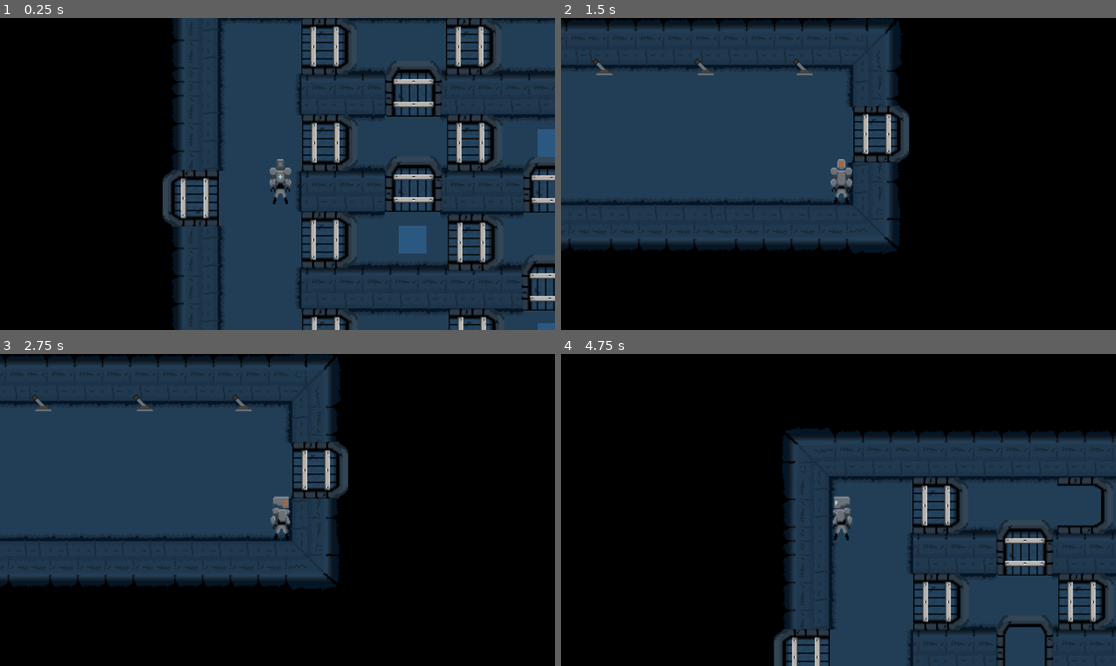
Above: before the commit, frames 1-4 (two rows, left to right).
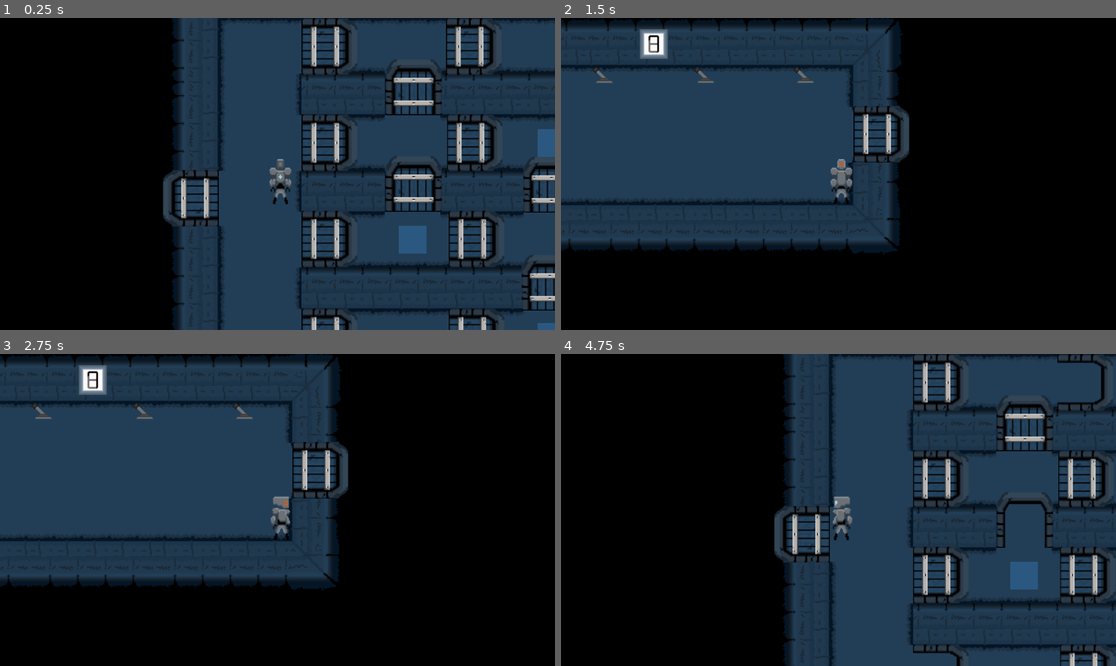
Above: after the commit, the same moments.

Repository: Rodinez/Mental_Mesh
Game: Godot game, scene res://Scenes/fase_2.tscn
The game is run twice, just before and just after one commit, with the same random seed, the same clock (stepped at 60 frames per second) and the same inputs. This scene is started directly instead of the project's main scene.
Inputs:
- Up to frame 1 (0.25 s): no input
- Up to frame 2 (1.5 s): tap Enter at 0.5 s; hold D (move_right) 0.53-1.28 s; tap Q (change) at 0.6 s; tap E (interact) at 0.8, 1.35 s; hold S (move_down) from 1.28 s (still down)
- Up to frame 3 (2.75 s): tap Q (change) at 1.55, 2.1 s; release S (move_down) at 2.03 s; hold D (move_right) from 2.03 s (still down); tap E (interact) at 2.3 s
- Up to frame 4 (4.75 s): tap Space at 2.75 s; release D (move_right) at 2.78 s; hold W (move_up) 2.78-3.53 s; tap E (interact) at 2.85, 3.8, 4.35 s; tap Q (change) at 3.05, 3.6, 4.55 s; hold A (move_left) from 3.53 s (still down); tap Enter at 4.25 s

The runs differ from the first frame. In frame 1, 2.6% of the frame differs, in the area x 29-91%, y 0-100%; in frame 2, 0.8%; in frame 3, 0.8%; in frame 4, 28%, in the area x 38-100%, y 0-100%.

Commit message:
fase2

Diff:
--- a/Scenes/door.tscn
+++ b/Scenes/door.tscn
@@ -24,9 +24,10 @@
 }]
 
 [sub_resource type="RectangleShape2D" id="RectangleShape2D_4gdqn"]
-size = Vector2(1, 51)
+size = Vector2(46.5, 51)
 
 [node name="Node2D" type="RigidBody2D"]
+gravity_scale = 0.0
 script = ExtResource("1_cj6hi")
 
 [node name="AnimatedSprite2D" type="AnimatedSprite2D" parent="."]
@@ -34,6 +35,6 @@
 sprite_frames = SubResource("SpriteFrames_tf75r")
 
 [node name="CollisionShape2D" type="CollisionShape2D" parent="."]
-position = Vector2(-0.5, 33)
+position = Vector2(-2.44349e-05, 10.25)
 rotation = 1.5708
 shape = SubResource("RectangleShape2D_4gdqn")
--- a/Scenes/fase_1.tscn
+++ b/Scenes/fase_1.tscn
@@ -179,7 +179,6 @@
 [node name="door" parent="." instance=ExtResource("7_sg10d")]
 position = Vector2(785.5, 1296)
 rotation = 1.5708
-gravity_scale = 0.0
 
 [node name="papel" parent="." instance=ExtResource("7_8txxr")]
 position = Vector2(360, 1293)
--- a/Scenes/fase_2.tscn
+++ b/Scenes/fase_2.tscn
@@ -13,6 +13,7 @@
 [ext_resource type="Script" path="res://scripts/lever2_fase2.gd" id="9_wexhc"]
 [ext_resource type="Script" path="res://scripts/lever3_fase2.gd" id="10_1xyos"]
 [ext_resource type="Script" path="res://scripts/lever4_fase2.gd" id="11_b1qpu"]
+[ext_resource type="PackedScene" uid="uid://d3gkqyeu02yaa" path="res://Scenes/placa.tscn" id="14_od6wg"]
 
 [sub_resource type="TileSetAtlasSource" id="TileSetAtlasSource_8m42y"]
 texture = ExtResource("2_ybqn6")
@@ -221,15 +222,13 @@
 gravity_scale = 0.0
 
 [node name="door_p1" parent="." instance=ExtResource("2_vp1or")]
-position = Vector2(14, 224)
+position = Vector2(14.5, 224)
 rotation = -1.5708
-gravity_scale = 0.0
 script = ExtResource("4_rs2gs")
 
 [node name="door_p2" parent="." instance=ExtResource("2_vp1or")]
 position = Vector2(579, 1951)
 rotation = 1.5708
-gravity_scale = 0.0
 
 [node name="P1" parent="." instance=ExtResource("2_lhym8")]
 position = Vector2(116, 196)
@@ -264,134 +263,118 @@
 
 [node name="lever" parent="." instance=ExtResource("7_561q7")]
 show_behind_parent = true
-position = Vector2(145, 1867)
+position = Vector2(145, 1876)
 gravity_scale = 0.0
 script = ExtResource("8_4230b")
 
 [node name="lever2" parent="." instance=ExtResource("7_561q7")]
 show_behind_parent = true
-position = Vector2(258, 1867)
+position = Vector2(258, 1876)
 gravity_scale = 0.0
 script = ExtResource("9_wexhc")
 
 [node name="lever3" parent="." instance=ExtResource("7_561q7")]
 show_behind_parent = true
-position = Vector2(375, 1867)
+position = Vector2(375, 1876)
 gravity_scale = 0.0
 script = ExtResource("10_1xyos")
 
 [node name="lever4" parent="." instance=ExtResource("7_561q7")]
 show_behind_parent = true
-position = Vector2(489, 1867)
+position = Vector2(490, 1876)
 gravity_scale = 0.0
 script = ExtResource("11_b1qpu")
 
 [node name="door1" parent="." instance=ExtResource("2_vp1or")]
-show_behind_parent = true
-position = Vector2(177, 49)
-rotation = 1.5708
-gravity_scale = 0.0
+top_level = true
+position = Vector2(177.5, 49)
+rotation = 1.5708
 script = null
 
 [node name="door2" parent="." instance=ExtResource("2_vp1or")]
-show_behind_parent = true
-position = Vector2(178, 160)
-rotation = 1.5708
-gravity_scale = 0.0
+top_level = true
+position = Vector2(177.5, 160)
+rotation = 1.5708
 script = null
 
 [node name="door3" parent="." instance=ExtResource("2_vp1or")]
-show_behind_parent = true
-position = Vector2(177, 272)
-rotation = 1.5708
-gravity_scale = 0.0
+top_level = true
+position = Vector2(177.5, 271)
+rotation = 1.5708
 script = null
 
 [node name="door4" parent="." instance=ExtResource("2_vp1or")]
-show_behind_parent = true
-position = Vector2(178, 384)
-rotation = 1.5708
-gravity_scale = 0.0
+top_level = true
+position = Vector2(177.5, 384)
+rotation = 1.5708
 script = null
 
 [node name="door5" parent="." instance=ExtResource("2_vp1or")]
-show_behind_parent = true
-position = Vector2(273, 96)
-gravity_scale = 0.0
+top_level = true
+position = Vector2(273, 94.5)
 script = null
 
 [node name="door6" parent="." instance=ExtResource("2_vp1or")]
-show_behind_parent = true
+top_level = true
 position = Vector2(273, 206)
-gravity_scale = 0.0
 script = null
 
 [node name="door7" parent="." instance=ExtResource("2_vp1or")]
-show_behind_parent = true
+top_level = true
 position = Vector2(344, 49)
 rotation = 1.5708
-gravity_scale = 0.0
 script = null
 
 [node name="door8" parent="." instance=ExtResource("2_vp1or")]
-show_behind_parent = true
+top_level = true
 position = Vector2(509, 49)
 rotation = 1.5708
-gravity_scale = 0.0
 script = null
 
 [node name="door9" parent="." instance=ExtResource("2_vp1or")]
-show_behind_parent = true
+top_level = true
 position = Vector2(432, 207)
-gravity_scale = 0.0
 script = null
 
 [node name="door10" parent="." instance=ExtResource("2_vp1or")]
-show_behind_parent = true
+top_level = true
 position = Vector2(345, 160)
 rotation = 1.5708
-gravity_scale = 0.0
 script = null
 
 [node name="door11" parent="." instance=ExtResource("2_vp1or")]
-show_behind_parent = true
+top_level = true
 position = Vector2(512, 161)
 rotation = 1.5708
-gravity_scale = 0.0
 script = null
 
 [node name="door12" parent="." instance=ExtResource("2_vp1or")]
-show_behind_parent = true
-position = Vector2(346, 275)
-rotation = 1.5708
-gravity_scale = 0.0
+top_level = true
+position = Vector2(347, 271)
+rotation = 1.5708
 script = null
 
 [node name="door13" parent="." instance=ExtResource("2_vp1or")]
-show_behind_parent = true
+top_level = true
 position = Vector2(347, 384)
 rotation = 1.5708
-gravity_scale = 0.0
 script = null
 
 [node name="door14" parent="." instance=ExtResource("2_vp1or")]
-show_behind_parent = true
+top_level = true
 position = Vector2(520, 385)
 rotation = 1.5708
-gravity_scale = 0.0
 script = null
 
 [node name="door15" parent="." instance=ExtResource("2_vp1or")]
-show_behind_parent = true
+top_level = true
 position = Vector2(516, 274)
 rotation = 1.5708
-gravity_scale = 0.0
 script = null
 
 [node name="door16" parent="." instance=ExtResource("2_vp1or")]
-show_behind_parent = true
+top_level = true
 position = Vector2(430, 320)
-gravity_scale = 0.0
 script = null
 
 [node name="Area2D" type="Area2D" parent="."]
@@ -423,9 +406,18 @@
 [node name="CollisionShape2D" type="CollisionShape2D" parent="Area2D5"]
 position = Vector2(95, 216)
 shape = SubResource("RectangleShape2D_l0vw5")
+
+[node name="Node2D" parent="." instance=ExtResource("14_od6wg")]
+show_behind_parent = true
+position = Vector2(315, 1847)
+
+[node name="Timer" type="Timer" parent="."]
+wait_time = 5.0
+autostart = true
 
 [connection signal="body_entered" from="Area2D" to="." method="_on_area_2d_body_entered"]
 [connection signal="body_entered" from="Area2D2" to="." method="_on_area_2d_2_body_entered"]
 [connection signal="body_entered" from="Area2D3" to="." method="_on_area_2d_3_body_entered"]
 [connection signal="body_entered" from="Area2D4" to="." method="_on_area_2d_4_body_entered"]
 [connection signal="body_entered" from="Area2D5" to="." method="_on_area_2d_5_body_entered"]
+[connection signal="timeout" from="Timer" to="." method="_on_timer_timeout"]
--- /dev/null
+++ b/Scenes/placa.tscn
@@ -0,0 +1,85 @@
+[gd_scene load_steps=11 format=3 uid="uid://d3gkqyeu02yaa"]
+
+[ext_resource type="Script" path="res://scripts/placa.gd" id="1_2pgbx"]
+[ext_resource type="Texture2D" uid="uid://dnrgt83r12dit" path="res://sprites/placas/placa_0.png" id="1_msxtj"]
+[ext_resource type="Texture2D" uid="uid://ba3dhdvxd1a05" path="res://sprites/placas/placa_1.png" id="2_lhrhb"]
+[ext_resource type="Texture2D" uid="uid://ch7u4i8gl6ate" path="res://sprites/placas/placa_2.png" id="3_uqcbv"]
+[ext_resource type="Texture2D" uid="uid://bq5kt20sumv5x" path="res://sprites/placas/placa_3.png" id="4_3u3an"]
+[ext_resource type="Texture2D" uid="uid://bavo0jp3u5pnn" path="res://sprites/placas/placa_4.png" id="5_j0rvs"]
+[ext_resource type="Texture2D" uid="uid://b1vty1gq0ofi0" path="res://sprites/placas/placa_5.png" id="6_j3kj0"]
+[ext_resource type="Texture2D" uid="uid://bvj483gl3af1d" path="res://sprites/placas/placa_6.png" id="7_cj85v"]
+[ext_resource type="Texture2D" uid="uid://d126rkemrnjjc" path="res://sprites/placas/placa_7.png" id="8_3usq3"]
+
+[sub_resource type="SpriteFrames" id="SpriteFrames_m5kgs"]
+animations = [{
+"frames": [{
+"duration": 1.0,
+"texture": ExtResource("1_msxtj")
+}],
+"loop": true,
+"name": &"0",
+"speed": 5.0
+}, {
+"frames": [{
+"duration": 1.0,
+"texture": ExtResource("2_lhrhb")
+}],
+"loop": true,
+"name": &"1",
+"speed": 5.0
+}, {
+"frames": [{
+"duration": 1.0,
+"texture": ExtResource("3_uqcbv")
+}],
+"loop": true,
+"name": &"2",
+"speed": 5.0
+}, {
+"frames": [{
+"duration": 1.0,
+"texture": ExtResource("4_3u3an")
+}],
+"loop": true,
+"name": &"3",
+"speed": 5.0
+}, {
+"frames": [{
+"duration": 1.0,
+"texture": ExtResource("5_j0rvs")
+}],
+"loop": true,
+"name": &"4",
+"speed": 5.0
+}, {
+"frames": [{
+"duration": 1.0,
+"texture": ExtResource("6_j3kj0")
+}],
+"loop": true,
+"name": &"5",
+"speed": 5.0
+}, {
+"frames": [{
+"duration": 1.0,
+"texture": ExtResource("7_cj85v")
+}],
+"loop": true,
+"name": &"6",
+"speed": 5.0
+}, {
+"frames": [{
+"duration": 1.0,
+"texture": ExtResource("8_3usq3")
+}],
+"loop": true,
+"name": &"7",
+"speed": 5.0
+}]
+
+[node name="Node2D" type="Node2D"]
+script = ExtResource("1_2pgbx")
+
+[node name="AnimatedSprite2D" type="AnimatedSprite2D" parent="."]
+sprite_frames = SubResource("SpriteFrames_m5kgs")
+animation = &"2"
--- a/scripts/fase_2.gd
+++ b/scripts/fase_2.gd
@@ -10,14 +10,15 @@
 	for i in range(0, 4):
 		Global.areas_passed[i] = false
 	Global.password = 0
+	Global.chances = 7
 
 # Called every frame. 'delta' is the elapsed time since the previous frame.
 func _process(_delta):
 	if current_doors != Global.password:
 		Global.chances = Global.chances - 1
 		current_doors = Global.password
-	if Global.chances <= 0:
-		get_tree().change_scene_to_file("res://Scenes/fase_2.tscn")
+	if Global.chances < 0:
+		get_tree().reload_current_scene()
 	match Global.password:
 		1:
 			$lever2/AnimatedSprite2D.play("default")
@@ -134,3 +135,44 @@
 	if "player" in body.get_groups() and not false in Global.areas_passed:
 		Global.opened_doors[0] = true
 		Global.opened_doors[1] = true
+
+
+func _on_timer_timeout():
+	if Global.player_position.y < $door5.global_position.y:
+		$door5.top_level = true
+		$door5.show_behind_parent = false
+		$door6.top_level = true
+		$door6.show_behind_parent = false
+		$door9.top_level = true
+		$door9.show_behind_parent = false
+		$door16.top_level = true
+		$door16.show_behind_parent = false
+	elif Global.player_position.y < $door6.global_position.y:
+		$door5.top_level = false
+		$door5.show_behind_parent = true
+		$door6.top_level = true
+		$door6.show_behind_parent = false
+		$door9.top_level = true
+		$door9.show_behind_parent = false
+		$door16.top_level = true
+		$door16.show_behind_parent = false
+	elif Global.player_position.y < $door16.global_position.y:
+		$door5.top_level = false
+		$door5.show_behind_parent = true
+		$door6.top_level = false
+		$door6.show_behind_parent = true
+		$door9.top_level = false
+		$door9.show_behind_parent = true
+		$door16.top_level = true
+		$door16.show_behind_parent = false
+	elif Global.player_position.y > $door16.global_position.y:
+		$door5.top_level = false
+		$door5.show_behind_parent = true
+		$door6.top_level = false
+		$door6.show_behind_parent = true
+		$door9.top_level = false
+		$door9.show_behind_parent = true
+		$door16.top_level = false
+		$door16.show_behind_parent = true
+	$Timer.set_wait_time(0.1)
+	$Timer.start()
--- a/scripts/global.gd
+++ b/scripts/global.gd
@@ -12,3 +12,4 @@
 var opened_doors = [false, false]
 var areas_passed = [false, false, false, false]
 var chances = 7
+# 3 2 3 1 2 4 1
--- a/scripts/lever1_fase2gd.gd
+++ b/scripts/lever1_fase2gd.gd
@@ -9,24 +9,23 @@
 
 # Called every frame. 'delta' is the elapsed time since the previous frame.
 func _process(_delta):
-	if player_nearby and Input.is_action_just_pressed("interact"):
+	if player_nearby and Input.is_action_just_pressed("interact") and Global.player_now == 2:
 		Global.password = 1
 		$AnimatedSprite2D.play("dir_int")
 
-
 func _on_area_2d_body_entered(body):
 	if "player" in body.get_groups():
+		player_nearby = true
 		if Global.password == 1:
 			$AnimatedSprite2D.play("dir_int")
 		else:
 			$AnimatedSprite2D.play("esq_int")
-		player_nearby = true
 
 
 func _on_area_2d_body_exited(body):
 	if "player" in body.get_groups():
+		player_nearby = false
 		if Global.password == 1:
 			$AnimatedSprite2D.play("ativada")
 		else:
 			$AnimatedSprite2D.play("default")
-		player_nearby = false
--- a/scripts/lever2_fase2.gd
+++ b/scripts/lever2_fase2.gd
@@ -9,24 +9,23 @@
 
 # Called every frame. 'delta' is the elapsed time since the previous frame.
 func _process(_delta):
-	if player_nearby and Input.is_action_just_pressed("interact"):
+	if player_nearby and Input.is_action_just_pressed("interact") and Global.player_now == 2:
 		Global.password = 2
 		$AnimatedSprite2D.play("dir_int")
 
-
 func _on_area_2d_body_entered(body):
 	if "player" in body.get_groups():
+		player_nearby = true
 		if Global.password == 2:
 			$AnimatedSprite2D.play("dir_int")
 		else:
 			$AnimatedSprite2D.play("esq_int")
-		player_nearby = true
 
 
 func _on_area_2d_body_exited(body):
 	if "player" in body.get_groups():
+		player_nearby = false
 		if Global.password == 2:
 			$AnimatedSprite2D.play("ativada")
 		else:
 			$AnimatedSprite2D.play("default")
-		player_nearby = false
--- a/scripts/lever3_fase2.gd
+++ b/scripts/lever3_fase2.gd
@@ -9,24 +9,23 @@
 
 # Called every frame. 'delta' is the elapsed time since the previous frame.
 func _process(_delta):
-	if player_nearby and Input.is_action_just_pressed("interact"):
+	if player_nearby and Input.is_action_just_pressed("interact") and Global.player_now == 2:
 		Global.password = 3
 		$AnimatedSprite2D.play("dir_int")
 
-
 func _on_area_2d_body_entered(body):
 	if "player" in body.get_groups():
+		player_nearby = true
 		if Global.password == 3:
 			$AnimatedSprite2D.play("dir_int")
 		else:
 			$AnimatedSprite2D.play("esq_int")
-		player_nearby = true
 
 
 func _on_area_2d_body_exited(body):
 	if "player" in body.get_groups():
+		player_nearby = false
 		if Global.password == 3:
 			$AnimatedSprite2D.play("ativada")
 		else:
 			$AnimatedSprite2D.play("default")
-		player_nearby = false
--- a/scripts/lever4_fase2.gd
+++ b/scripts/lever4_fase2.gd
@@ -9,24 +9,23 @@
 
 # Called every frame. 'delta' is the elapsed time since the previous frame.
 func _process(_delta):
-	if player_nearby and Input.is_action_just_pressed("interact"):
+	if player_nearby and Input.is_action_just_pressed("interact") and Global.player_now == 2:
 		Global.password = 4
 		$AnimatedSprite2D.play("dir_int")
 
-
 func _on_area_2d_body_entered(body):
 	if "player" in body.get_groups():
+		player_nearby = true
 		if Global.password == 4:
 			$AnimatedSprite2D.play("dir_int")
 		else:
 			$AnimatedSprite2D.play("esq_int")
-		player_nearby = true
 
 
 func _on_area_2d_body_exited(body):
 	if "player" in body.get_groups():
+		player_nearby = false
 		if Global.password == 4:
 			$AnimatedSprite2D.play("ativada")
 		else:
 			$AnimatedSprite2D.play("default")
-		player_nearby = false
--- /dev/null
+++ b/scripts/placa.gd
@@ -0,0 +1,27 @@
+extends Node2D
+
+
+# Called when the node enters the scene tree for the first time.
+func _ready():
+	pass # Replace with function body.
+
+
+# Called every frame. 'delta' is the elapsed time since the previous frame.
+func _process(_delta):
+	match Global.chances:
+		7:
+			$AnimatedSprite2D.play("7")
+		6:
+			$AnimatedSprite2D.play("6")
+		5:
+			$AnimatedSprite2D.play("5")
+		4:
+			$AnimatedSprite2D.play("4")
+		3:
+			$AnimatedSprite2D.play("3")
+		2:
+			$AnimatedSprite2D.play("2")
+		1:
+			$AnimatedSprite2D.play("1")
+		0:
+			$AnimatedSprite2D.play("0")
Not shown: 1 places in Scenes/fase_2.tscn that only renumber resources
Binary file added: sprites/placas/placa_0.png
Not shown, added: sprites/placas/placa_0.png.import
Binary file added: sprites/placas/placa_1.png
Not shown, added: sprites/placas/placa_1.png.import
Binary file added: sprites/placas/placa_2.png
Not shown, added: sprites/placas/placa_2.png.import
Binary file added: sprites/placas/placa_3.png
Not shown, added: sprites/placas/placa_3.png.import
Binary file added: sprites/placas/placa_4.png
Not shown, added: sprites/placas/placa_4.png.import
Binary file added: sprites/placas/placa_5.png
(and 5 more such lines)
